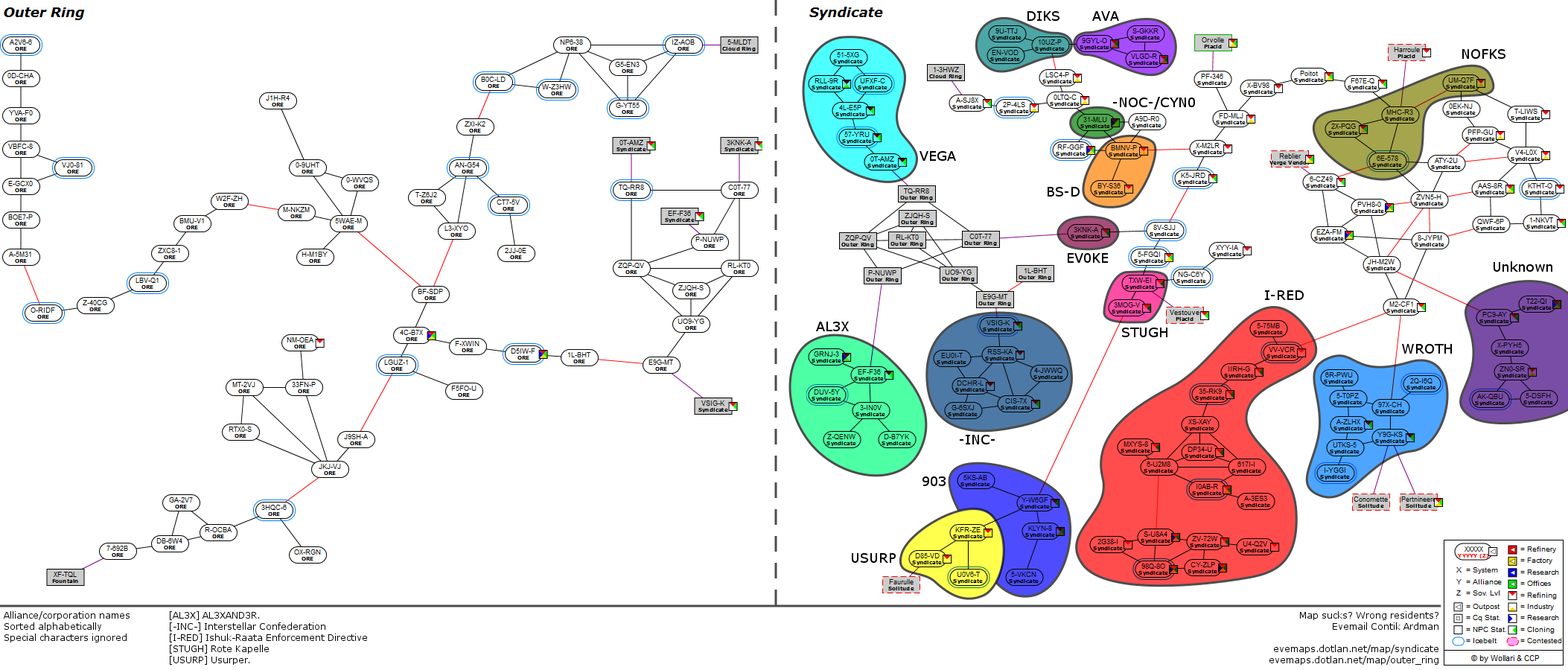
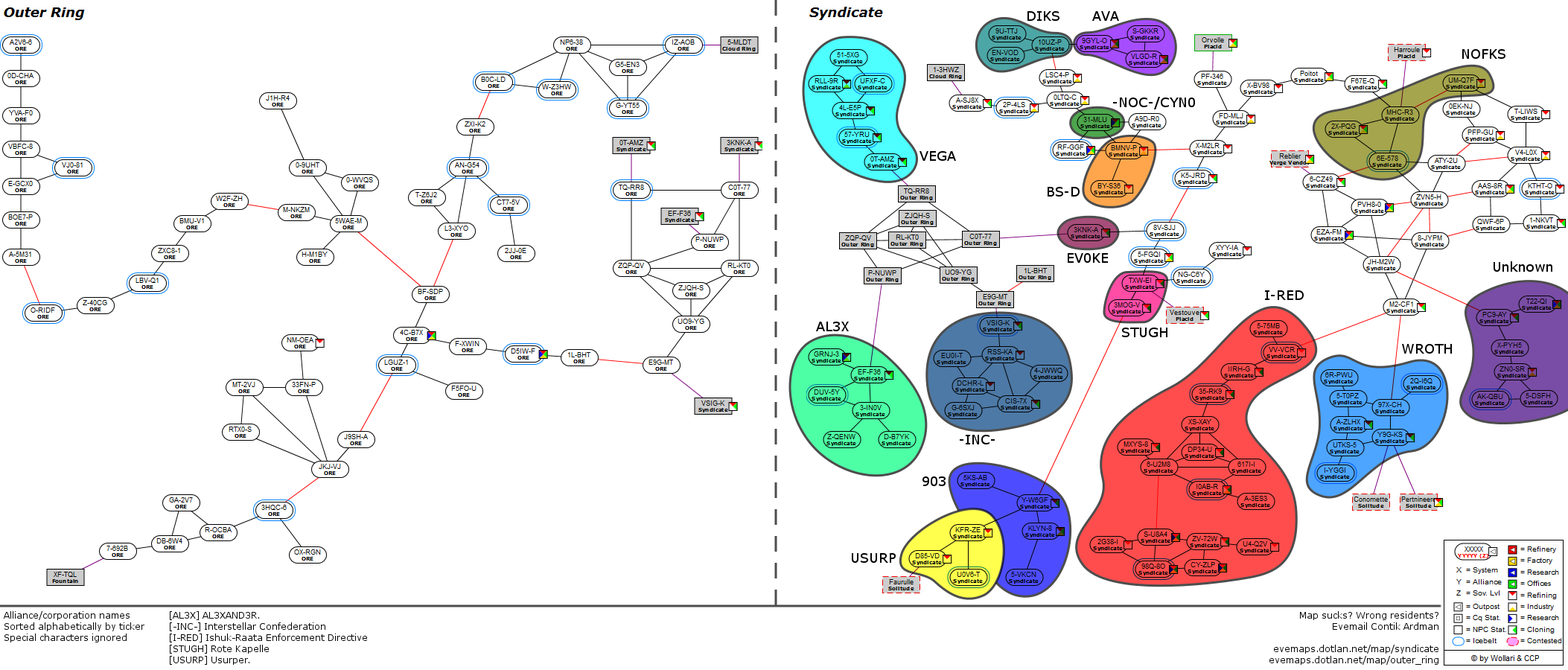
Two versions of the same layered image (1568×670). Layer-by-layer changes:
painted on "Link to original #2" over 105, 622, 145, 632
